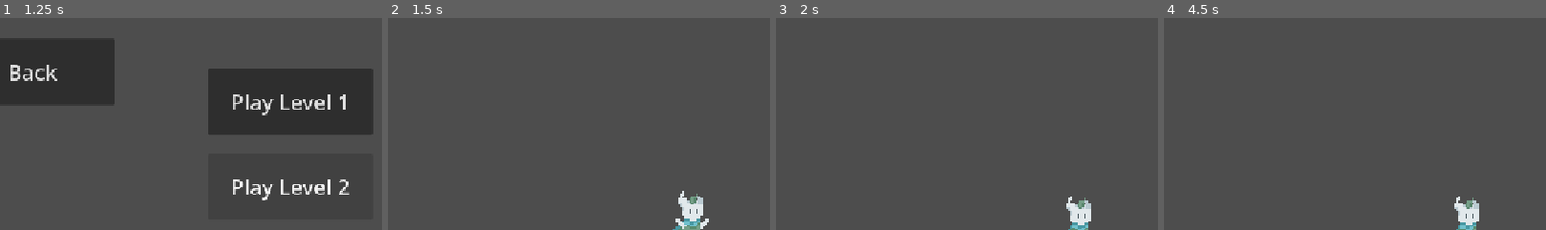
Above: before the commit, frames 1-4 (left to right).
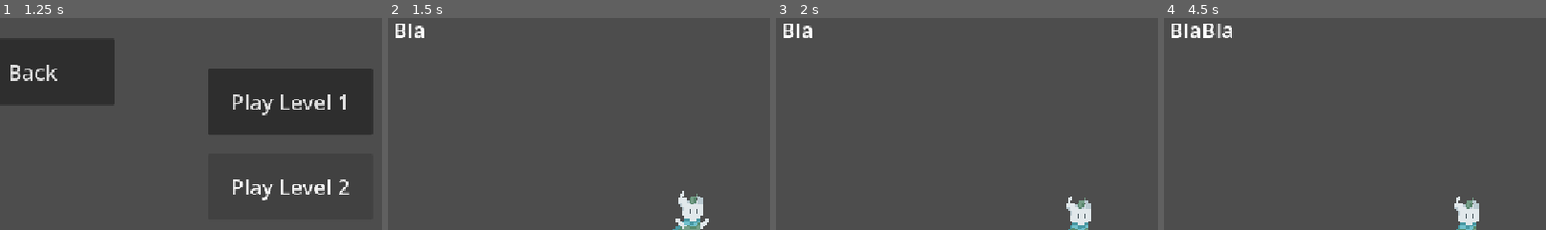
Above: after the commit, the same moments.

Repository: assembakr00/fall-jam
Game: Godot game, scene res://scenes/gui/menus/main_menu.tscn
Same seed, same stepped clock (60 frames per second), same inputs: the game is played once before the commit and once after it.
Inputs:
- Up to frame 1 (1.25 s): click "Play" at 0.5 s
- Up to frame 2 (1.5 s): click "Play Level 1" at 1.25 s
- Up to frame 3 (2 s): no input
- Up to frame 4 (4.5 s): hold Shift (sprint) 2.03-2.78 s; hold D (move_right) 2.03-3.53 s; tap Space (jump) at 2.27, 3.02 s; tap Shift (sprint) at 2.85, 4.35 s; hold A (move_left) 3.53-4.28 s; hold Shift (sprint) 3.53-4.28 s; hold D (move_right) from 4.28 s (still down)
The pictures show only the part of the screen within x 10-60%, y 0-50%; the shares and areas given below are measured in that part.

Frame 1 is identical in both runs. In frame 2, 0.3% of the frame differs, in the area x 2-10%, y 2-10%; in frame 3, 0.3%; in frame 4, 0.7%, in the area x 2-18%, y 2-10%.

Commit message:
Simplified narrator text

Diff:
--- a/scenes/gui/narrative_box.gd
+++ b/scenes/gui/narrative_box.gd
@@ -1,6 +1,6 @@
 extends Control
 
-var passed_text = null
+var curr_text = null
 var curr_step = 0
 
 # Called when the node enters the scene tree for the first time.
@@ -10,35 +10,22 @@
 
 # Called every frame. 'delta' is the elapsed time since the previous frame.
 func _process(delta: float) -> void:
-	if passed_text:
+	if curr_text:
 		if $NarratorTimer.time_left == 0:
-			var curr_dict = get_curr_text(passed_text, curr_step)
-			change_time(curr_dict)
-			show_text(curr_dict)
+			change_time(curr_text)
+			show_text(curr_text)
 			curr_step += 1
 
 # Update the text
 func show_text(text_dict):
-	if "text" in text_dict:
-		$NarratorText.text = text_dict["text"]
+	if str(curr_step) + "text" in text_dict:
+		$NarratorText.text = text_dict[str(curr_step) + "text"]
 	else:
 		return "No text found"
 
 # Start the timer
 func change_time(text_dict):
-	if "time" in text_dict:
-		$NarratorTimer.start(text_dict["time"])
+	if str(curr_step) + "time" in text_dict:
+		$NarratorTimer.start(text_dict[str(curr_step) + "time"])
 	else:
 		return "No time set"
-
-func get_curr_text(text, step):
-	var curr_text = text
-
-	for i in range(step):
-		if "next" in curr_text:
-			curr_text = curr_text["next"]
-		else:
-			return "No more text"
-
-	# Return the current text dict
-	return curr_text
--- a/scripts/areas_in_world/level_1.gd
+++ b/scripts/areas_in_world/level_1.gd
@@ -1,6 +1,6 @@
 extends Node2D
 
-var touched_root = false
+var touched_root = true
 
 # Called when the node enters the scene tree for the first time.
 func _ready() -> void:
@@ -10,7 +10,7 @@
 # Called every frame. 'delta' is the elapsed time since the previous frame.
 func _process(delta: float) -> void:
 	if touched_root:
-		$Player/NarrativeBox.passed_text = globals.level_1_text
+		$Player/NarrativeBox.curr_text = globals.level_1_text
 
 
 func _on_blackened_root_body_entered(body: Node2D) -> void:
--- a/scripts/globals.gd
+++ b/scripts/globals.gd
@@ -10,37 +10,16 @@
 	pass
 
 var level_1_text = {
-	"text": "Bla",
-	"time": 3,
-	"next": {
-		"text": "BlaBla",
-		"time": 3,
-		"next": {
-			"text": "BlaBlaBla",
-			"time": 3,
-			"next": {
-				"text": "BlaBlaBlaBla",
-				"time": 3,
-				"next": {
-					"text": "BlaBlaBlaBlaBla",
-					"time": 3,
-					"next": {
-						"text": "BlaBlaBlaBlaBlaBla",
-						"time": 3,
-						"next": {
-							"text": "BlaBlaBlaBlaBlaBlaBla",
-							"time": 3,
-							"next": {
-								"text": "BlaBlaBlaBlaBlaBlaBlaBla",
-								"time": 3,
-								"next": {
-
-								}
-							}
-						}
-					}
-				}
-			}
-		}
-	}
+	"0text": "Bla",
+	"0time": 3,
+	"1text": "BlaBla",
+	"1time": 3,
+	"2text": "BlaBlaBla",
+	"2time": 3,
+	"3text": "BlaBlaBlaBla",
+	"3time": 3,
+	"4text": "BlaBlaBlaBlaBla",
+	"4time": 3,
+	"5text": "BlaBlaBlaBlaBlaBla",
+	"5time": 3,
 }
